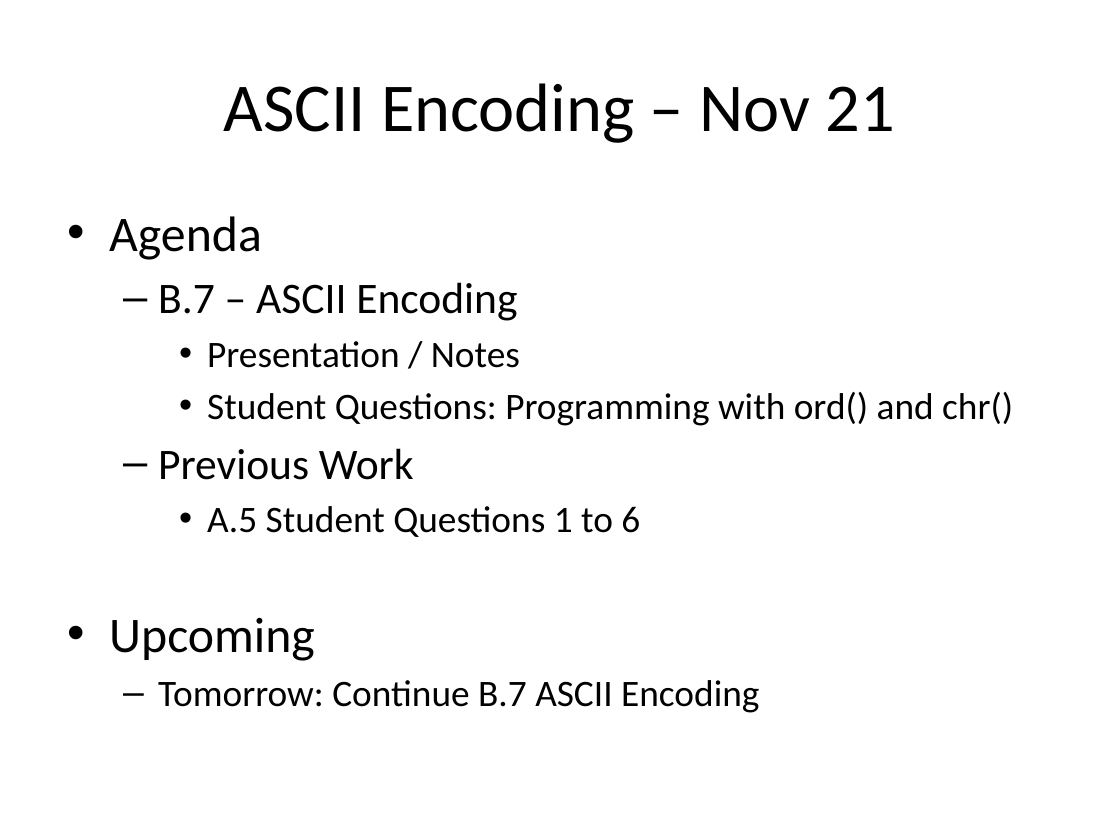
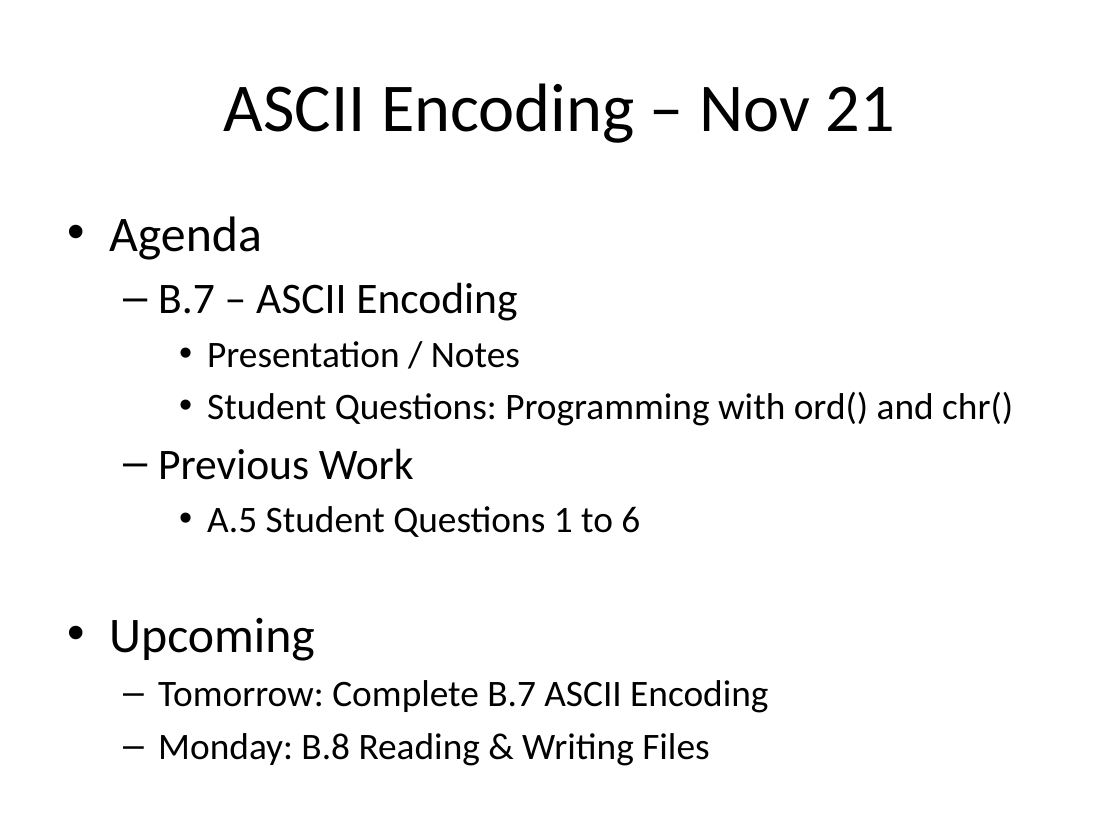
Before and after one commit to Greg5519/ICS2O0, a slide deck: slide 1 of Daily Agendas/Day12.4_AsciiEncoding.pptx. Drawn at 1120x840 pixels with LibreOffice and Linux fonts; fonts in the diff are those of the drawing. Boxes give left, top, right and bottom in pixels: in the first picture for what was removed or moved away, otherwise in the second. Text is boxed around its words. In the diff, an @@ line names an element or a change of style, - is before the commit and + after.

```diff
--- a/Daily Agendas/Day12.4_AsciiEncoding.pptx
+++ b/Daily Agendas/Day12.4_AsciiEncoding.pptx
@@ text at [158, 680, 768, 766]: text changed @@
-  – Tomorrow: Continue B.7 ASCII Encoding
+  – Tomorrow: Complete B.7 ASCII Encoding
+  – Monday: B.8 Reading & Writing Files
```
Also in this commit, not shown: 3 other files.
